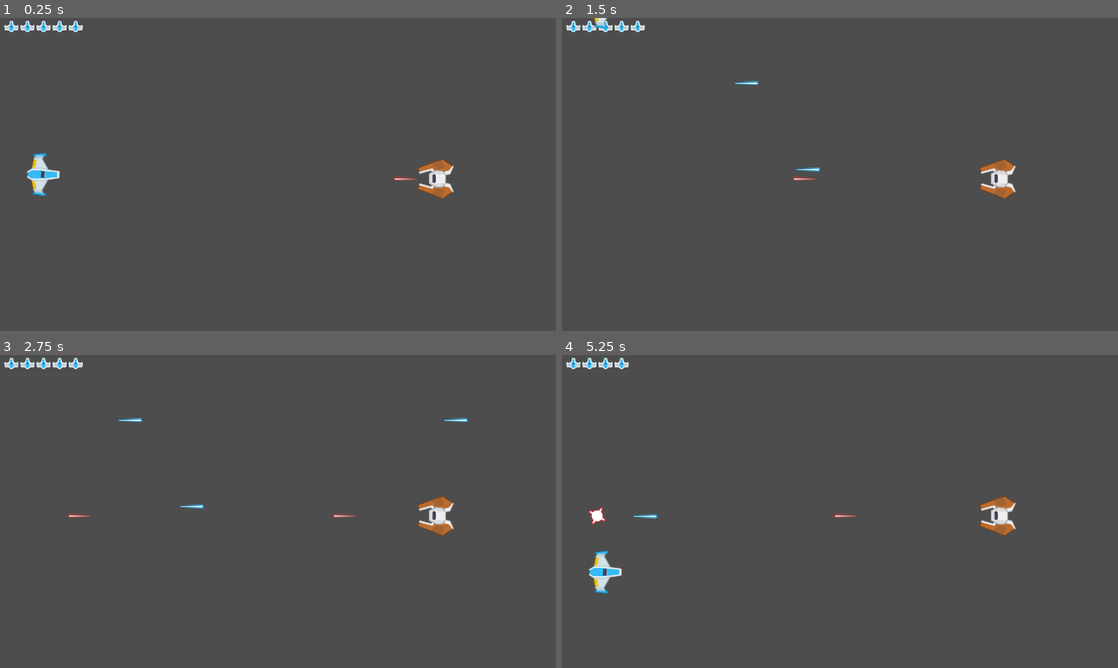
Above: before the commit, frames 1-4 (two rows, left to right).
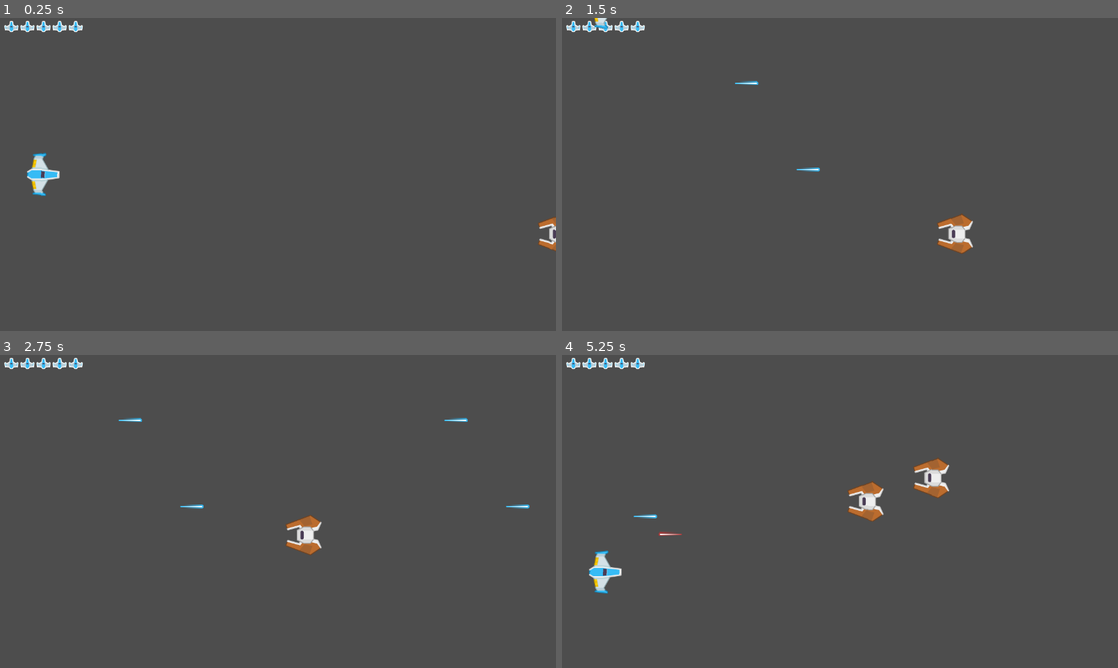
Above: after the commit, the same moments.

Repository: devlup-fsu/your-first-game-fall-2023
Game: Godot game, scene res://main.tscn
The game is run twice, just before and just after one commit, with the same random seed, the same clock (stepped at 60 frames per second) and the same inputs.
Inputs:
- Up to frame 1 (0.25 s): no input
- Up to frame 2 (1.5 s): hold W (player_up) 0.53-1.28 s; hold Space (player_shoot) 0.53-1.28 s; hold S (player_down) from 1.28 s (still down); tap Space (player_shoot) at 1.35 s
- Up to frame 3 (2.75 s): release S (player_down) at 2.03 s; hold W (player_up) from 2.03 s (still down); hold Space (player_shoot) from 2.03 s (still down)
- Up to frame 4 (5.25 s): release Space (player_shoot) at 2.78 s; tap Space (player_shoot) at 2.85, 4.35 s; release W (player_up) at 3.53 s; hold Space (player_shoot) 3.53-4.28 s; hold S (player_down) from 3.53 s (still down); hold Space (player_shoot) from 5.03 s (still down)

The runs differ from the first frame. In frame 1, 0.8% of the frame differs, in the area x 70-100%, y 44-75%; in frame 2, 1.1%; in frame 3, 1.2%; in frame 4, 1.8%, in the area x 4-82%, y 0-58%.

Commit message:
Add enemy spawning

Diff:
--- a/entities/enemy/enemy.gd
+++ b/entities/enemy/enemy.gd
@@ -3,17 +3,53 @@
 const LASER_SCENE: PackedScene = preload("res://entities/laser/enemy_laser.tscn")
 
 @export var MAX_HEALTH = 5
+@export var SPEED = 150.0
+@export var SHOOT_DELAY = 1.0
+@export var MAX_Y = 80
+@export var MIN_Y = 720 - 80
 
 var health = MAX_HEALTH
+var attacking = false
+var spawning = true
+var moving_up: bool = randi() % 2
+
+@onready var spawn_goal = position.x - randi_range(300, 700)
 
 
-func _process(_delta):
-    if $ShootDelay.is_stopped():
-        var laser_spawner = Globals.get_laser_spawner()
-        if laser_spawner:
-            laser_spawner.spawn(LASER_SCENE, global_position, -90)
+func _physics_process(delta):
+    move(delta)
 
-        $ShootDelay.start(2)
+
+func move(delta: float):
+    if spawning:
+        position.x = move_toward(position.x, spawn_goal, SPEED * 2 * delta)
+        if position.x == spawn_goal:
+            spawning = false
+    elif not attacking:
+        position.y = move_toward(position.y, MAX_Y if moving_up else MIN_Y, SPEED * delta)
+        if position.y == MAX_Y:
+            moving_up = false
+        elif position.y == MIN_Y:
+            moving_up = true
+
+        if randi_range(0, 100) == 0:
+            attack()
+
+
+func attack():
+    attacking = true
+
+    $ShootDelay.start(SHOOT_DELAY)
+    await $ShootDelay.timeout
+
+    var laser_spawner = Globals.get_laser_spawner()
+    if laser_spawner:
+        laser_spawner.spawn(LASER_SCENE, global_position, -90)
+
+    $ShootDelay.start(SHOOT_DELAY)
+    await $ShootDelay.timeout
+
+    attacking = false
 
 
 func damage(amount: int):
--- /dev/null
+++ b/entities/enemy/enemy_spawner.gd
@@ -0,0 +1,12 @@
+extends Node2D
+
+@onready var ENEMY_SCENE = preload("res://entities/enemy/enemy.tscn")
+
+
+func _process(_delta):
+    if $SpawnTimer.is_stopped():
+        var enemy = ENEMY_SCENE.instantiate()
+        enemy.position.x = 1350
+        enemy.position.y = randi_range(enemy.MAX_Y, enemy.MIN_Y)
+        add_child(enemy)
+        $SpawnTimer.start(3)
--- a/main.tscn
+++ b/main.tscn
@@ -2,8 +2,8 @@
 
 [ext_resource type="PackedScene" uid="uid://begas6qek7wp" path="res://ui/ui_life.tscn" id="1_3u5cu"]
 [ext_resource type="PackedScene" uid="uid://c7lmyftpm7xfx" path="res://entities/player/player.tscn" id="1_vy1xi"]
-[ext_resource type="PackedScene" uid="uid://b6jvubmd08clm" path="res://entities/enemy/enemy.tscn" id="2_14wkh"]
 [ext_resource type="Script" path="res://entities/laser/laser_spawner.gd" id="3_5qyvn"]
+[ext_resource type="Script" path="res://entities/enemy/enemy_spawner.gd" id="5_viqrg"]
 
 [node name="Main" type="Node2D"]
 
@@ -12,8 +12,11 @@
 [node name="Player" parent="." instance=ExtResource("1_vy1xi")]
 position = Vector2(100, 360)
 
-[node name="BaseEnemy" parent="." instance=ExtResource("2_14wkh")]
-position = Vector2(1003, 370)
-
 [node name="LaserSpawner" type="Node2D" parent="."]
 script = ExtResource("3_5qyvn")
+
+[node name="EnemySpawner" type="Node2D" parent="."]
+script = ExtResource("5_viqrg")
+
+[node name="SpawnTimer" type="Timer" parent="EnemySpawner"]
+one_shot = true
--- a/project.godot
+++ b/project.godot
@@ -23,6 +23,7 @@
 
 window/size/viewport_width=1280
 window/size/viewport_height=720
+window/stretch/mode="viewport"
 
 [dotnet]
 
--- a/ui/ui_life.gd
+++ b/ui/ui_life.gd
@@ -4,7 +4,6 @@
 func _process(delta):
     var player = Globals.get_player()
     if player:
-        $TextureRect.visible = true
         $TextureRect.size.x = 37 * player.health
     else:
         $TextureRect.size.x = 0
